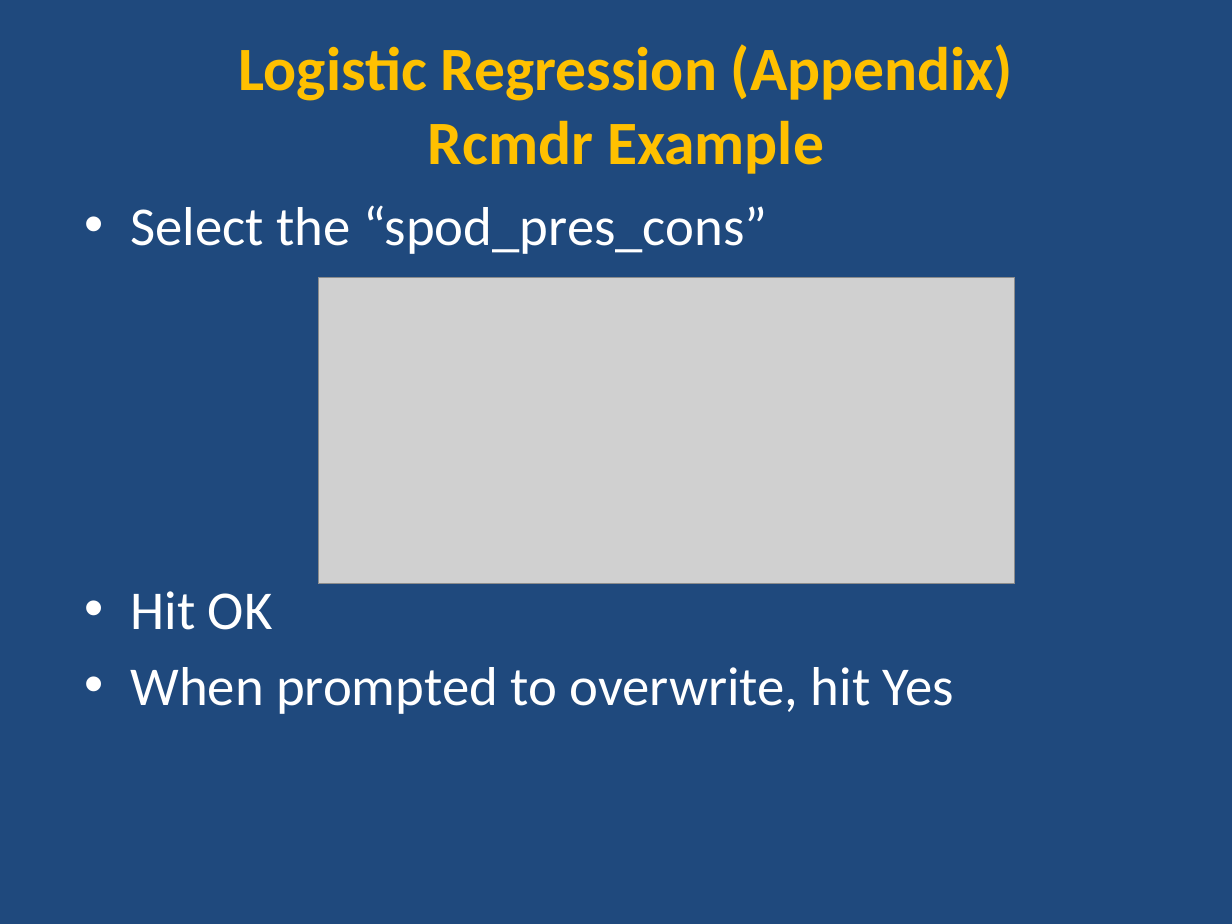
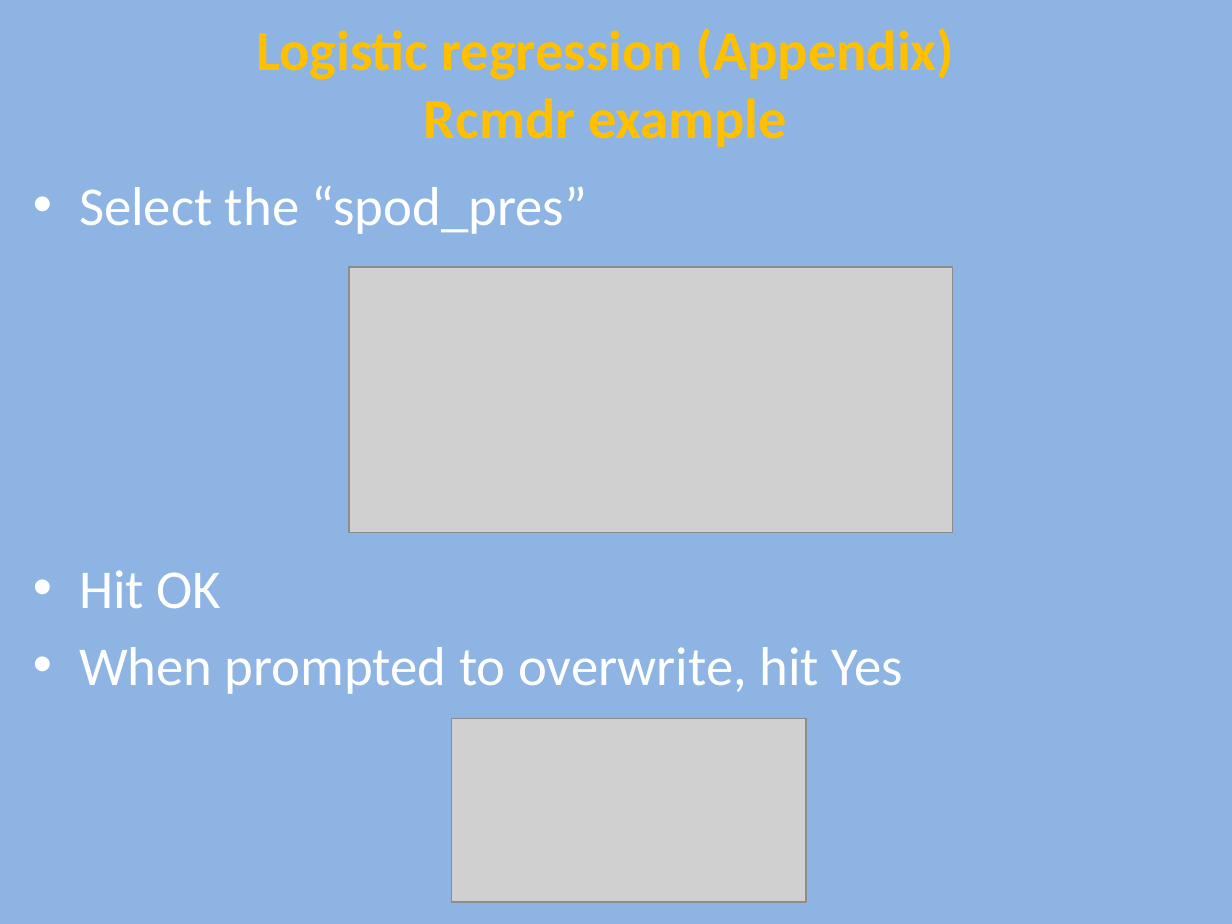
Before and after one commit to ncss-tech/stats_for_soil_survey, a slide deck: slide 27 of presentations/7_logistic_regression/Logistic.pptx (slide 23 before the commit). Drawn at 1232x924 pixels with LibreOffice and Linux fonts; fonts in the diff are those of the drawing; grey boxes stand for pictures. Boxes give left, top, right and bottom in pixels: in the first picture for what was removed or moved away, otherwise in the second. Text is boxed around its words. In the diff, an @@ line names an element or a change of style, - is before the commit and + after.

```diff
--- a/presentations/7_logistic_regression/Logistic.pptx
+++ b/presentations/7_logistic_regression/Logistic.pptx
@@ background #1F497D to #8EB4E3 @@
@@ text at <box>256,28,954,147</box>: text changed; size 36 to 33 pt @@
-Logistic Regression (Appendix)
-Rcmdr Example
+Logistic regression (Appendix)
+Rcmdr example
@@ text "Select the “spod_pres”": place and size @@
-text "Select the “spod_pres”" at <box>130,205,954,714</box>
+text "Select the “spod_pres”" at <box>79,186,902,694</box>
@@ text at <box>79,186,588,234</box>: text changed @@
-• Select the “spod_pres_cons”
+• Select the “spod_pres”
@@ picture: place and size @@
-picture at <box>318,277,1014,584</box>
+picture at <box>349,267,952,533</box>
@@ picture added at <box>452,718,807,902</box> @@
```
Also in this commit, not shown: 26 other slides changed, 4 slides added.
